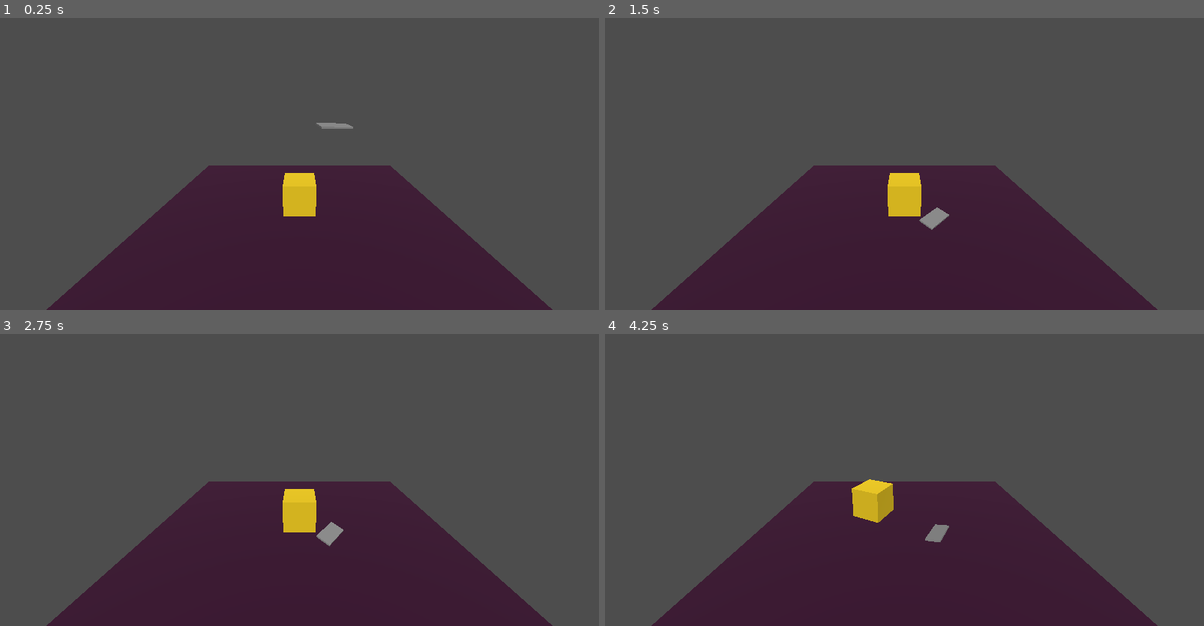
Above: before the commit, frames 1-4 (two rows, left to right).
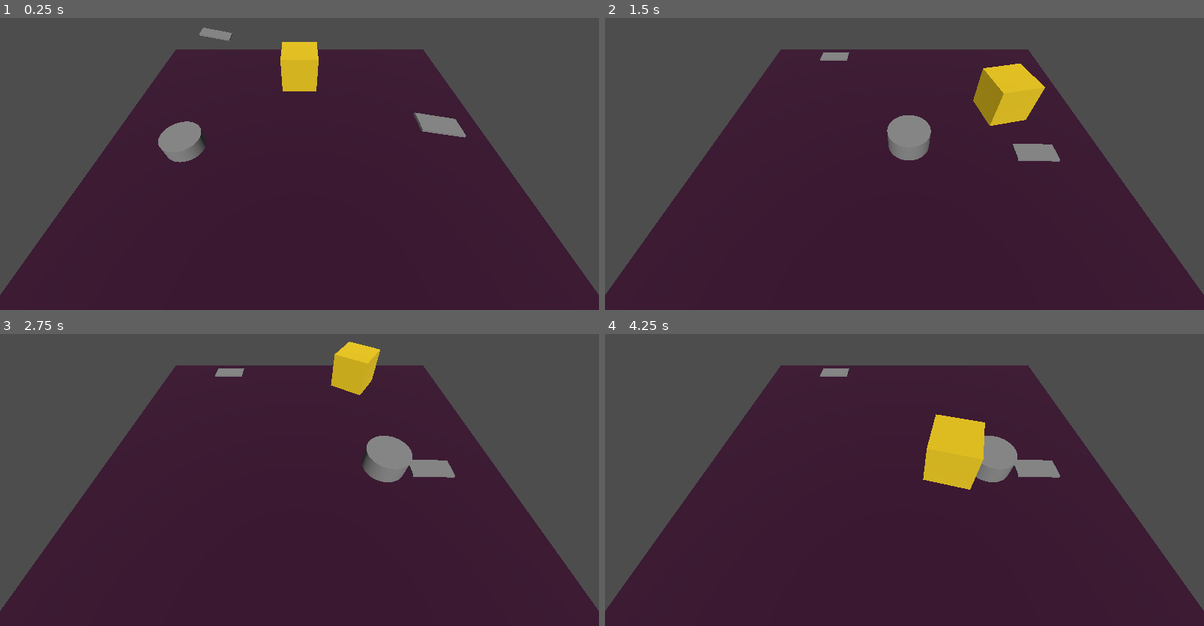
Above: after the commit, the same moments.

Repository: niksonleonard/the-delightful-letters-mess-game
Game: Godot game, scene res://main_scene.tscn
Same seed, same stepped clock (60 frames per second), same inputs: the game is played once before the commit and once after it.
Inputs (mouse positions are in pixels of both pictures, inside the frame that each line leads up to):
- Up to frame 1 (0.25 s): no input
- Up to frame 2 (1.5 s): move the mouse to (1036, 126) at 0.52 s; click (1036, 126) at 0.6 s; move the mouse to (784, 158) at 1.27 s; click (784, 158) at 1.35 s
- Up to frame 3 (2.75 s): move the mouse to (359, 383) at 2.02 s; click (359, 383) at 2.1 s
- Up to frame 4 (4.25 s): move the mouse to (874, 523) at 2.77 s; click (874, 523) at 2.85 s; move the mouse to (1084, 509) at 3.52 s; click (1084, 509) at 3.6 s

The runs differ from the first frame. In frame 1, 37% of the frame differs, in the area x 0-100%, y 3-100%; in frame 2, 37%; in frame 3, 38%, in the area x 0-100%, y 2-100%; in frame 4, 37%.
Error before the commit: Invalid access to property or key 'position' on a base object of type 'Dictionary'. (res://PlayerController.gd:43)

Commit message:
feat: joaninha now eats letters on touch it

Diff:
--- /dev/null
+++ b/JoaninhaController.gd
@@ -0,0 +1,59 @@
+extends CharacterBody3D
+
+@onready var navigationAgent: NavigationAgent3D = $NavigationAgent3D
+
+const LETTERS_GROUP = "letters"
+
+var Speed = 3
+
+func _letter_touched_floor(target_position: Vector3):
+	navigationAgent.target_position = target_position
+
+# Called every frame. 'delta' is the elapsed time since the previous frame.
+func _process(_delta):
+
+	# Collision detection for touching letters
+	# in this peace of code we find out if it touched a Letter
+	var collisionCount = get_slide_collision_count()
+	if (collisionCount > 0):
+		for i in collisionCount:
+			var collision = get_slide_collision(i)
+			var collider = collision.get_collider()
+			if collider && collider.is_in_group(LETTERS_GROUP):
+				print("Wow, found some thing")
+				eatTheFoundLetter(collider)
+				break
+
+	# Move the character if it still has to
+	if(!navigationAgent.is_navigation_finished()):
+		moveToPoint()
+
+func moveToPoint():
+	var targetPos = navigationAgent.get_next_path_position()
+	var direction = global_position.direction_to(targetPos)
+	# faceDirection(targetPos)
+	velocity = direction * Speed
+	move_and_slide()
+
+## Represents all the proccess that must be done when touch a letter
+func eatTheFoundLetter(letter: Object):
+	print("Nhaaac!")
+
+	# For now just destroy the letter
+	letter.queue_free()
+
+	# After ate tryies to find another one
+	findAnotherLetter()
+
+func findAnotherLetter():
+	var letters = get_tree().get_nodes_in_group(LETTERS_GROUP)
+	if letters.size() == 0:
+		print("Nothing new to eat!")
+		return
+
+	for letter in letters:
+		if (letter.is_queued_for_deletion()):
+			continue
+
+		print("Next one please")
+		navigationAgent.target_position = letter.global_position
--- /dev/null
+++ b/JoaninhaObject.tscn
@@ -0,0 +1,26 @@
+[gd_scene load_steps=4 format=3 uid="uid://c1mbd01sf4615"]
+
+[ext_resource type="Script" path="res://JoaninhaController.gd" id="1_trdbi"]
+
+[sub_resource type="BoxShape3D" id="BoxShape3D_1t2d1"]
+
+[sub_resource type="CylinderMesh" id="CylinderMesh_lxvwa"]
+height = 0.5
+
+[node name="JoaninhaObject" type="CharacterBody3D"]
+collision_layer = 9
+collision_mask = 9
+script = ExtResource("1_trdbi")
+
+[node name="CollisionShape3D" type="CollisionShape3D" parent="."]
+transform = Transform3D(1, 0, 0, 0, 1, 0, 0, 0, 1, 2.08165e-12, 0.25, 2.08165e-12)
+shape = SubResource("BoxShape3D_1t2d1")
+
+[node name="MeshInstance3D" type="MeshInstance3D" parent="."]
+transform = Transform3D(1, 0, 0, 0, 1, 0, 0, 0, 1, 2.08165e-12, 0.25, 2.08165e-12)
+mesh = SubResource("CylinderMesh_lxvwa")
+
+[node name="NavigationAgent3D" type="NavigationAgent3D" parent="."]
+path_desired_distance = 0.1
+
+[node name="NavigationObstacle3D" type="NavigationObstacle3D" parent="."]
--- a/LetterBudy.gd
+++ /dev/null
@@ -1,24 +0,0 @@
-extends RigidBody3D
-
-@export var windTimer: Timer
-var lastPressurePoint: Vector3 = Vector3(1, 0 ,0)
-var isOnTheFloor: bool = false
-
-
-# Called when the node enters the scene tree for the first time.
-func _ready():
-	windTimer = $Timer
-	windTimer.timeout.connect(_applyWindForce)
-
-
-func _applyWindForce():
-	if (isOnTheFloor):
-		windTimer.stop()
-		return
-
-	lastPressurePoint = -1 * lastPressurePoint
-	apply_force(Vector3(.1, .2, 0), lastPressurePoint)
-
-func _on_body_shape_entered():
-	isOnTheFloor = true
-	print("Biluzeira")
--- /dev/null
+++ b/LetterController.gd
@@ -0,0 +1,32 @@
+extends RigidBody3D
+
+## if the wind force is apply at the same position in the letter it
+## do not apply a floating like effects
+var lastPressurePoint: Vector3 = Vector3(2, 0 ,0)
+
+## if the letter already has touched the floor
+var isOnTheFloor: bool = false
+
+func _ready():
+	$WindTimer.timeout.connect(_applyWindForce)
+
+## Signal calls it whe touch something
+func _on_body_entered(_body:Node):
+	isOnTheFloor = true
+
+	print("something touched me")
+	get_tree().call_group("joaninha", "_letter_touched_floor", global_position)
+
+func _applyWindForce():
+	# Check if the letter already touched the floor
+	# if so stops the wind timer and stop this function
+	if (isOnTheFloor):
+		$WindTimer.stop()
+		return
+
+	# To invert the pressure point vector
+	lastPressurePoint = -1 * lastPressurePoint
+
+	# apply wind force at the pressure point
+	apply_force(Vector3(0, .3, 0), lastPressurePoint)
+	print("Force applied")
--- a/letter_object.tscn
+++ b/LetterObject.tscn
@@ -1,21 +1,23 @@
-[gd_scene load_steps=4 format=3 uid="uid://3uok1u2yitbo"]
+[gd_scene load_steps=4 format=3 uid="uid://dpuxgnkl2bsmg"]
 
-[ext_resource type="Script" path="res://LetterBudy.gd" id="1_oq725"]
+[ext_resource type="Script" path="res://LetterController.gd" id="1_owhgl"]
 
 [sub_resource type="BoxMesh" id="BoxMesh_vighb"]
 size = Vector3(1, 0.05, 0.5)
 
 [sub_resource type="BoxShape3D" id="BoxShape3D_o30tw"]
-size = Vector3(1, 0.1, 0.5)
+size = Vector3(1, 0.2, 0.5)
 
-[node name="LetterBudy" type="RigidBody3D"]
-transform = Transform3D(1, 0, 0, 0, 1, 0, 0, 0, 1, 3.35303, 3.50629, 0)
+[node name="LetterObject" type="RigidBody3D" groups=["letters"]]
+transform = Transform3D(1, 0, 0, 0, 1, 0, 0, 0, 1, 2.08165e-12, 2.08165e-12, 2.08165e-12)
 collision_layer = 9
 collision_mask = 9
 mass = 0.01
+max_contacts_reported = 1
 contact_monitor = true
-constant_torque = Vector3(2.08165e-12, 0.01, 2.08165e-12)
-script = ExtResource("1_oq725")
+freeze_mode = 1
+constant_torque = Vector3(2.08165e-12, 2.08165e-12, 2.08165e-12)
+script = ExtResource("1_owhgl")
 
 [node name="Letter" type="MeshInstance3D" parent="."]
 transform = Transform3D(1, 0, 0, 0, 1, 0, 0, 0, 1, 0, 0, 2.08165e-12)
@@ -25,9 +27,9 @@
 [node name="CollisionShape3D" type="CollisionShape3D" parent="."]
 shape = SubResource("BoxShape3D_o30tw")
 
-[node name="Timer" type="Timer" parent="."]
+[node name="WindTimer" type="Timer" parent="."]
+editor_description = "Timer node that every timeout simulates a wind applied force to the letter"
 wait_time = 0.2
 autostart = true
 
 [connection signal="body_entered" from="." to="." method="_on_body_entered"]
-[connection signal="body_shape_entered" from="." to="." method="_on_body_shape_entered"]
--- a/PlayerController.gd
+++ b/PlayerController.gd
@@ -1,19 +1,18 @@
 extends CharacterBody3D
 
+# NavigationAgent3D it is a node that help us to find paths easily
+# for reference see:
+# https://docs.godotengine.org/en/stable/tutorials/navigation/navigation_introduction_3d.html
 @onready var navigationAgent : NavigationAgent3D = $NavigationAgent3D
 var Speed = 5
-# Called when the node enters the scene tree for the first time.
-func _ready():
-	pass # Replace with function body.
-
 
 # Called every frame. 'delta' is the elapsed time since the previous frame.
 func _process(delta):
 	if(navigationAgent.is_navigation_finished()):
 		return
 
+	# deal with character movement
 	moveToPoint(delta, Speed)
-	pass
 
 func moveToPoint(_delta, speed):
 	var targetPos = navigationAgent.get_next_path_position()
@@ -26,6 +25,7 @@
 	look_at(Vector3(direction.x, global_position.y, direction.z), Vector3.UP)
 
 func _input(_event):
+	# Check if the player performed a click
 	if Input.is_action_just_pressed("PointClick"):
 		var camera = get_tree().get_nodes_in_group("Camera")[0]
 		var mousePos = get_viewport().get_mouse_position()
--- /dev/null
+++ b/PlayerObject.tscn
@@ -0,0 +1,27 @@
+[gd_scene load_steps=5 format=3 uid="uid://mrgdsy2jrmeo"]
+
+[ext_resource type="Script" path="res://PlayerController.gd" id="1_e0bng"]
+
+[sub_resource type="StandardMaterial3D" id="StandardMaterial3D_plfij"]
+albedo_color = Color(0.937255, 0.796078, 0.0901961, 1)
+
+[sub_resource type="BoxMesh" id="BoxMesh_earnn"]
+material = SubResource("StandardMaterial3D_plfij")
+
+[sub_resource type="CylinderShape3D" id="CylinderShape3D_k3bgw"]
+
+[node name="Player" type="CharacterBody3D"]
+transform = Transform3D(1, 0, 0, 0, 1, 0, 0, 0, 1, 2.08165e-12, 1, 2.08165e-12)
+script = ExtResource("1_e0bng")
+
+[node name="PlayerMesh" type="MeshInstance3D" parent="."]
+transform = Transform3D(1, 0, 0, 0, 1, 0, 0, 0, 1, 2.08165e-12, 2.08165e-12, 2.08165e-12)
+mesh = SubResource("BoxMesh_earnn")
+skeleton = NodePath("../..")
+
+[node name="CollisionShape3D" type="CollisionShape3D" parent="."]
+shape = SubResource("CylinderShape3D_k3bgw")
+
+[node name="NavigationAgent3D" type="NavigationAgent3D" parent="."]
+
+[node name="NavigationObstacle3D" type="NavigationObstacle3D" parent="."]
--- a/main_scene.tscn
+++ b/main_scene.tscn
@@ -1,7 +1,8 @@
-[gd_scene load_steps=11 format=3 uid="uid://bgix46oh7dm3x"]
+[gd_scene load_steps=9 format=3 uid="uid://cl0fqubkhle6p"]
 
-[ext_resource type="Script" path="res://PlayerController.gd" id="1_ruu82"]
-[ext_resource type="PackedScene" uid="uid://3uok1u2yitbo" path="res://letter_object.tscn" id="2_oy542"]
+[ext_resource type="PackedScene" uid="uid://mrgdsy2jrmeo" path="res://PlayerObject.tscn" id="1_a5whe"]
+[ext_resource type="PackedScene" uid="uid://dpuxgnkl2bsmg" path="res://LetterObject.tscn" id="2_oy542"]
+[ext_resource type="PackedScene" uid="uid://c1mbd01sf4615" path="res://JoaninhaObject.tscn" id="3_iepm1"]
 
 [sub_resource type="Environment" id="Environment_tnx11"]
 
@@ -20,21 +21,13 @@
 material = SubResource("StandardMaterial3D_vs0ir")
 size = Vector3(10, 0.2, 10)
 
-[sub_resource type="StandardMaterial3D" id="StandardMaterial3D_plfij"]
-albedo_color = Color(0.937255, 0.796078, 0.0901961, 1)
-
-[sub_resource type="BoxMesh" id="BoxMesh_earnn"]
-material = SubResource("StandardMaterial3D_plfij")
-
-[sub_resource type="CylinderShape3D" id="CylinderShape3D_k3bgw"]
-
 [node name="MainScene" type="Node3D"]
 
 [node name="WorldEnvironment" type="WorldEnvironment" parent="."]
 environment = SubResource("Environment_tnx11")
 
 [node name="Camera3D" type="Camera3D" parent="." groups=["Camera"]]
-transform = Transform3D(1, 0, 0, 0, 0.9681, 0.250566, 0, -0.250566, 0.9681, 0, 4.3998, 6.4456)
+transform = Transform3D(1, 0, 0, 0, 0.637034, 0.770836, 0, -0.770836, 0.637034, 0, 4.55529, 3.53849)
 
 [node name="DirectionalLight3D" type="DirectionalLight3D" parent="."]
 transform = Transform3D(0.999989, -7.63694e-10, -0.00467747, 0.0034952, 0.664553, 0.747233, 0.00310842, -0.747242, 0.664545, 0, 1.78807, 3.33741)
@@ -55,19 +48,14 @@
 mesh = SubResource("BoxMesh_uq56s")
 skeleton = NodePath("../../..")
 
-[node name="Player" type="CharacterBody3D" parent="."]
-transform = Transform3D(1, 0, 0, 0, 1, 0, 0, 0, 1, 2.08165e-12, 1, 2.08165e-12)
-script = ExtResource("1_ruu82")
+[node name="Player" parent="." instance=ExtResource("1_a5whe")]
+transform = Transform3D(1, 0, 0, 0, 1, 0, 0, 0, 1, 2.08165e-12, 1, -2.2552)
 
-[node name="PlayerMesh" type="MeshInstance3D" parent="Player"]
-transform = Transform3D(1, 0, 0, 0, 1, 0, 0, 0, 1, 2.08165e-12, 2.08165e-12, 2.08165e-12)
-mesh = SubResource("BoxMesh_earnn")
-skeleton = NodePath("../..")
+[node name="JoaninhaObject" parent="." groups=["joaninha"] instance=ExtResource("3_iepm1")]
+transform = Transform3D(1, 0, 0, 0, 1, 0, 0, 0, 1, -2.929, 2.08165e-12, 2.08165e-12)
 
-[node name="CollisionShape3D" type="CollisionShape3D" parent="Player"]
-shape = SubResource("CylinderShape3D_k3bgw")
+[node name="LetterObject" parent="." instance=ExtResource("2_oy542")]
+transform = Transform3D(1, 0, 0, 0, 1, 0, 0, 0, 1, -2.92005, 1.30693, -4.28212)
 
-[node name="NavigationAgent3D" type="NavigationAgent3D" parent="Player"]
-
-[node name="LetterBudy" parent="." instance=ExtResource("2_oy542")]
-transform = Transform3D(1, 0, 0, 0, 1, 0, 0, 0, 1, 1.03054, 3.50629, 0)
+[node name="LetterObject2" parent="." instance=ExtResource("2_oy542")]
+transform = Transform3D(1, 0, 0, 0, 1, 0, 0, 0, 1, 2.96388, 1.47546, 0.294993)
